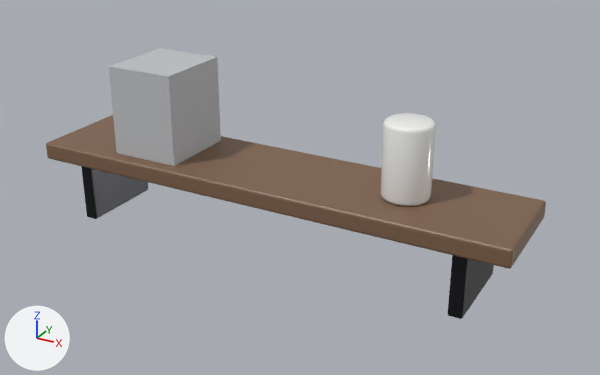
A saved change to the OBJ model UnityProject_AssetLibrary/Assets/AssetLibrary/Models/Decor/modern_shelf_wall/modern_shelf_wall.obj.
Rendered twice from a 50 mm camera at (0.843, -1.423, 0.701) aimed at (0.059, 0.004, -0.012). Every picture has the same lights, and +X, +Y and +Z are marked at lower left. The older version comes first. Where no turn or scale is listed for an object, it has been applied to the vertices.

The first picture shows 'board', 'book_a', 'bracket', 'bracket.001', 'vase_small'.
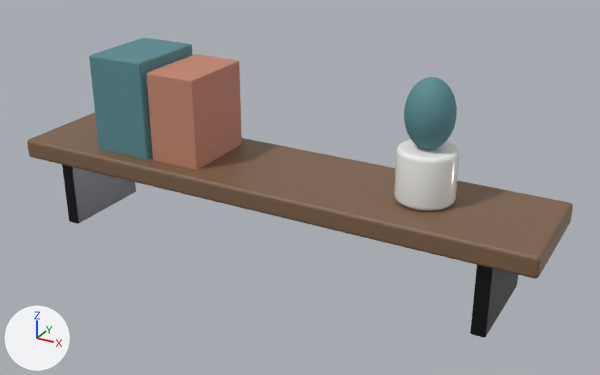
Patch to the scene script:
```diff
--- a/UnityProject_AssetLibrary/Assets/AssetLibrary/Models/Decor/modern_shelf_wall/modern_shelf_wall.obj.py
+++ b/UnityProject_AssetLibrary/Assets/AssetLibrary/Models/Decor/modern_shelf_wall/modern_shelf_wall.obj.py
@@ me_board @@
-me_board.from_pydata(...)  # 96 vertices, 98 faces; spans x -0.55..0.55, y -0.12..0.12, z -0.02..0.02
+me_board.from_pydata(...)  # 152 vertices, 150 faces; spans x -0.6..0.6, y -0.13..0.13, z -0.023..0.023
+# me_board part 1: 96 vertices removed from x -0.55..0.55, y -0.12..0.12, z -0.02..0.02; 152 vertices added at x -0.6..0.6, y -0.13..0.13, z -0.023..0.023
 me_board.materials.append(mat_walnut)
@@ me_book_a @@
-me_book_a.from_pydata(...)  # 8 vertices, 6 faces; spans x -0.36..-0.2, y -0.09..0.09, z 0.02..0.22
-me_book_a.materials.append(mat_linen_gray)  # light grey #bfc0c4
+me_book_a.from_pydata(...)  # 152 vertices, 150 faces; spans x -0.41..-0.27, y -0.095..0.095, z 0.02..0.24
+# me_book_a part 2: 8 vertices removed from x -0.36..-0.2, y -0.09..0.09, z 0.02..0.22; 152 vertices added at x -0.41..-0.27, y -0.095..0.095, z 0.02..0.24
+me_book_a.materials.append(mat_book_teal)  # cyan #598b93
@@ me_bracket @@
-me_bracket.from_pydata(...)  # 96 vertices, 98 faces; spans x -0.465..-0.435, y -0.1..0.1, z -0.16..-0.02
+me_bracket.from_pydata(...)  # 152 vertices, 150 faces; spans x -0.515..-0.485, y -0.11..0.11, z -0.18..-0.02
+# me_bracket part 3: 96 vertices removed from x -0.465..-0.435, y -0.1..0.1, z -0.16..-0.02; 152 vertices added at x -0.515..-0.485, y -0.11..0.11, z -0.18..-0.02
 me_bracket.materials.append(mat_black_metal)
@@ me_bracket_001 @@
-me_bracket_001.from_pydata(...)  # 96 vertices, 98 faces; spans x 0.435..0.465, y -0.1..0.1, z -0.16..-0.02
+me_bracket_001.from_pydata(...)  # 152 vertices, 150 faces; spans x 0.485..0.515, y -0.11..0.11, z -0.18..-0.02
+# me_bracket_001 part 4: 96 vertices removed from x 0.435..0.465, y -0.1..0.1, z -0.16..-0.02; 152 vertices added at x 0.485..0.515, y -0.11..0.11, z -0.18..-0.02
 me_bracket_001.materials.append(mat_black_metal)
@@ ob_vase_small @@
-ob_vase_small = bpy.data.objects.new('vase_small', me_vase_small)
@@ ob_pot @@
+ob_pot = bpy.data.objects.new('pot', me_pot)  # 640 vertices, 578 faces; spans x 0.28..0.4, y -0.06..0.06, z 0.023..0.133; in mat_ceramic_white (white #f3f3f1)
+ob_pot.location = (0.0, 0.0, 0.0)
@@ ob_leaf @@
+ob_leaf = bpy.data.objects.new('leaf', me_leaf)  # a UV sphere (32 segments, 16 rings, poles along z) spanning x 0.291..0.389, y -0.049..0.049, z 0.13..0.27; in mat_book_teal (cyan #598b93)
+ob_leaf.location = (0.0, 0.0, 0.0)
@@ ob_book_b @@
+ob_book_b = bpy.data.objects.new('book_b', me_book_b)  # 152 vertices, 150 faces; spans x -0.26..-0.14, y -0.09..0.09, z 0.02..0.22; in mat_book_terra (brown #c4866f)
+ob_book_b.location = (0.0, 0.0, 0.0)
```

Changed parts and their boxes [x1, y1, x2, y2] in the pictures (600 x 375 px):
'board', reshaped (9% wider, 8% taller): before [46, 115, 546, 269]; after [27, 112, 573, 279]
'book_a', reshaped, recoloured (8% narrower): before [109, 48, 221, 166]; after [89, 37, 192, 160]
'book_b', added (brown): after [146, 54, 242, 170]
'vase_small', deleted: before [380, 113, 436, 206]
'pot', added: after [394, 139, 459, 211]
'bracket.001', reshaped (14% taller): before [448, 255, 494, 319]; after [470, 265, 518, 338]
'bracket', reshaped (10% wider, 11% taller): before [81, 166, 148, 219]; after [62, 165, 136, 224]
'leaf', added (cyan): after [404, 77, 457, 150]
